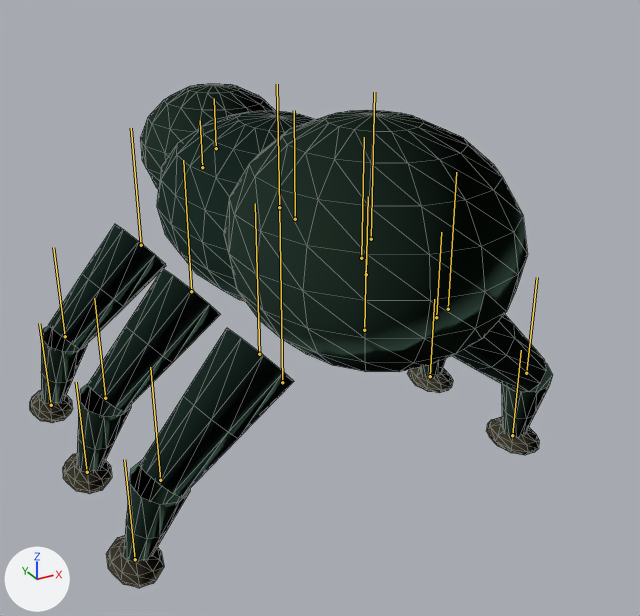
The glTF model assets/shared/creature-beetle.glb, before and after one commit.
The view is the same before and after, from a camera (50 mm lens) standing at (-1.16, -2.36, 1.42) and looking at (0.09, -0.09, 0.29). Every picture has the same lights, and +X, +Y and +Z are marked at lower left. The older version comes first. The bones that bend it are drawn over the model as lines. Mesh edges are drawn as thin lines.

In view in the first picture: 'SkinnedCreature'.
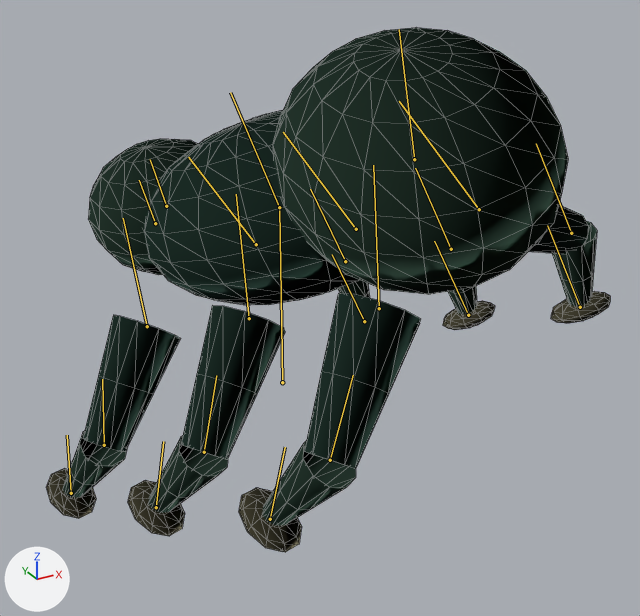
The newer file adds an action. The first version stands in its rest pose; the second is drawn at frame 9 of the action 'DODGE_EVADE'.

Boxes (x1, y1, x2, y2) around the edits, measured in the pictures (640 x 616 px):
'SkinnedCreature', posed (8% wider): before (30, 84, 553, 588); after (46, 28, 610, 552)
bone 'Torso', root to tip: before (279, 207) to (277, 84); after (279, 207) to (230, 92)
bone 'Head', root to tip: before (216, 148) to (214, 98); after (166, 206) to (150, 159)
bone 'Tail', root to tip: before (371, 239) to (374, 92); after (414, 159) to (399, 29)
bone 'Leg0L', root to tip: before (141, 245) to (131, 128); after (147, 326) to (123, 218)
bone 'Leg0LKnee', root to tip: before (65, 336) to (53, 247); after (104, 445) to (102, 379)
bone 'Leg0LFoot', root to tip: before (51, 405) to (39, 323); after (71, 493) to (67, 435)
bone 'Leg0R', root to tip: before (295, 219) to (294, 110); after (256, 244) to (188, 157)
bone 'Leg0RKnee', root to tip: before (366, 274) to (368, 196); after (345, 261) to (310, 189)
bone 'Leg0RFoot', root to tip: before (364, 330) to (366, 259); after (364, 321) to (332, 254)
bone 'Leg1L', root to tip: before (191, 291) to (183, 160); after (249, 318) to (236, 194)
bone 'Leg1LKnee', root to tip: before (105, 398) to (94, 298); after (204, 452) to (216, 375)
bone 'Leg1LFoot', root to tip: before (87, 472) to (76, 382); after (156, 507) to (163, 441)
bone 'Leg1R', root to tip: before (361, 258) to (364, 137); after (356, 229) to (283, 132)
bone 'Leg1RKnee', root to tip: before (436, 317) to (441, 232); after (451, 249) to (415, 168)
bone 'Leg1RFoot', root to tip: before (430, 376) to (434, 299); after (468, 315) to (434, 241)
bone 'Leg2L', root to tip: before (259, 354) to (255, 203); after (379, 308) to (373, 165)
bone 'Leg2LKnee', root to tip: before (160, 480) to (150, 367); after (330, 460) to (353, 375)
bone 'Leg2LFoot', root to tip: before (135, 559) to (124, 459); after (270, 519) to (285, 447)
bone 'Leg2R', root to tip: before (448, 309) to (456, 172); after (479, 209) to (399, 101)
bone 'Leg2RKnee', root to tip: before (526, 373) to (537, 277); after (571, 233) to (536, 143)
bone 'Leg2RFoot', root to tip: before (512, 435) to (521, 350); after (580, 307) to (547, 225)

What the commit changed:
Bone 'Torso' (bone_torso) turns from (0, 0, 0) to (-14, 27, 12) degrees about its own x, y and z.
Bone 'Head' (bone_head) turns from (0, 0, 0) to (13, -16, 0) degrees about its own x, y and z.
Bone 'Tail' (bone_tail) turns from (0, 0, 0) to (24, -28, 0) degrees about its own x, y and z.
Bone 'Leg0L' (bone_leg0l) turns from (0, 0, 0) to (22, -2, 0) degrees about its own x, y and z.
Bone 'Leg0LKnee' (bone_leg0lknee) turns from (0, 0, 0) to (16, 0, 0) degrees about its own x, y and z.
Bone 'Leg0LFoot' (bone_leg0lfoot) turns from (0, 0, 0) to (0, -18, 0) degrees about its own x, y and z.
Bone 'Leg0R' (bone_leg0r) turns from (0, 0, 0) to (-20, 2, 0) degrees about its own x, y and z.
Bone 'Leg0RKnee' (bone_leg0rknee) turns from (0, 0, 0) to (15, 0, 0) degrees about its own x, y and z.
Bone 'Leg0RFoot' (bone_leg0rfoot) turns from (0, 0, 0) to (0, 18, 0) degrees about its own x, y and z.
Bone 'Leg1L' (bone_leg1l) turns from (0, 0, 0) to (23, 2, 0) degrees about its own x, y and z.
Bone 'Leg1LKnee' (bone_leg1lknee) turns from (0, 0, 0) to (15, 0, 0) degrees about its own x, y and z.
Bone 'Leg1LFoot' (bone_leg1lfoot) turns from (0, 0, 0) to (0, -16, 0) degrees about its own x, y and z.
Bone 'Leg1R' (bone_leg1r) turns from (0, 0, 0) to (-21, -2, 0) degrees about its own x, y and z.
Bone 'Leg1RKnee' (bone_leg1rknee) turns from (0, 0, 0) to (16, 0, 0) degrees about its own x, y and z.
Bone 'Leg1RFoot' (bone_leg1rfoot) turns from (0, 0, 0) to (0, 16, 0) degrees about its own x, y and z.
Bone 'Leg2L' (bone_leg2l) turns from (0, 0, 0) to (22, -2, 0) degrees about its own x, y and z.
Bone 'Leg2LKnee' (bone_leg2lknee) turns from (0, 0, 0) to (16, 0, 0) degrees about its own x, y and z.
Bone 'Leg2LFoot' (bone_leg2lfoot) turns from (0, 0, 0) to (0, -18, 0) degrees about its own x, y and z.
Bone 'Leg2R' (bone_leg2r) turns from (0, 0, 0) to (-20, 2, 0) degrees about its own x, y and z.
Bone 'Leg2RKnee' (bone_leg2rknee) turns from (0, 0, 0) to (15, 0, 0) degrees about its own x, y and z.
Bone 'Leg2RFoot' (bone_leg2rfoot) turns from (0, 0, 0) to (0, 18, 0) degrees about its own x, y and z.
